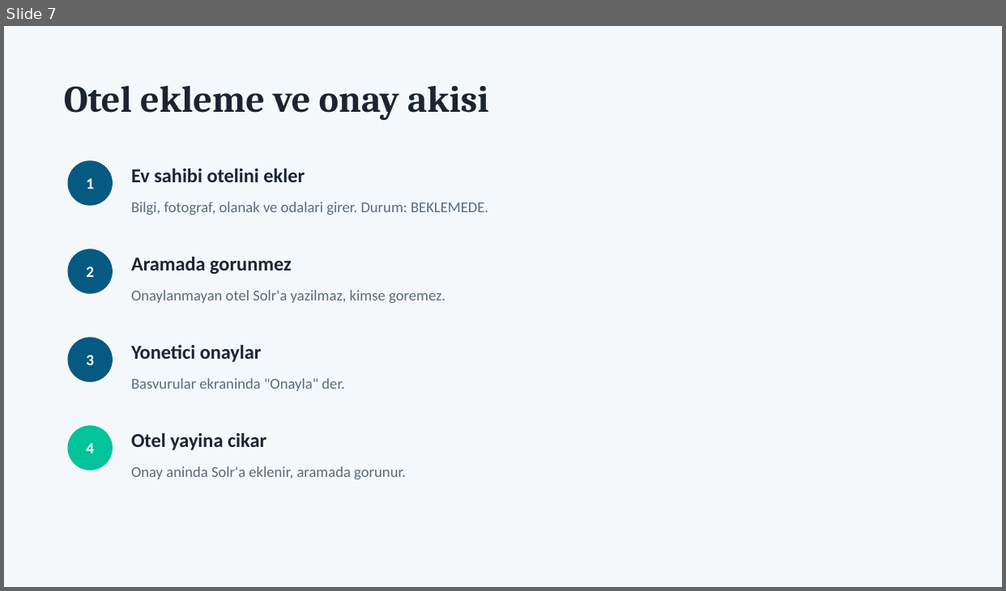
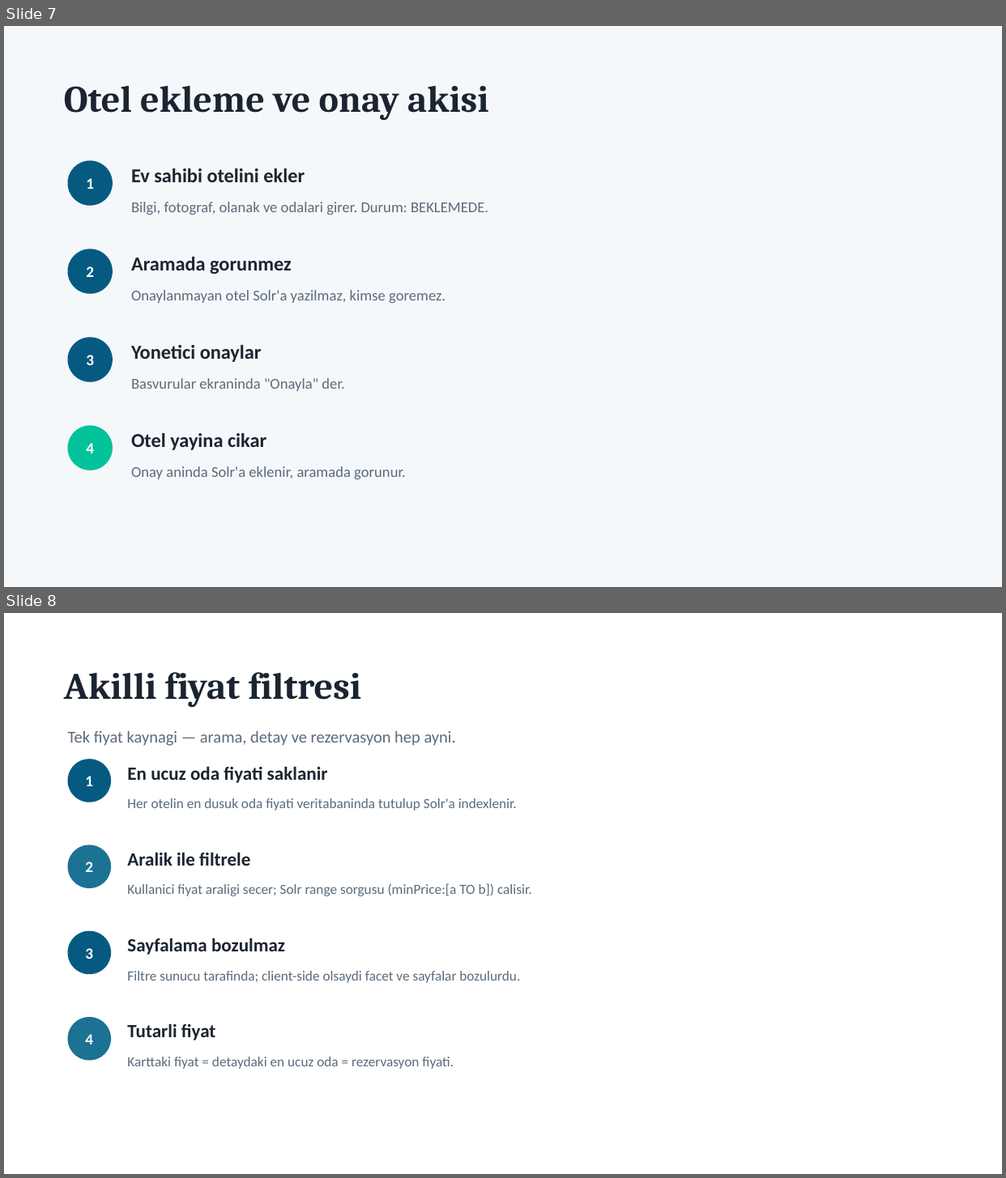
Before and after one commit to mertkaya01/Hotel-Commerce-Service, a slide deck: SUNUM_Otel_Rezervasyon.pptx. Shown one above the other, each under a label of ours: slide 7 before the commit, slides 7 and 8 after it. The pictures are 1006x591 and 1006x1178 pixels, drawn with LibreOffice and Linux fonts; fonts in the diff are those of the drawing. Boxes give left, top, right and bottom in pixels: in the first picture for what was removed or moved away, otherwise in the second. Text is boxed around its words. In the diff, an @@ line names an element or a change of style, - is before the commit and + after.

```diff
--- a/SUNUM_Otel_Rezervasyon.pptx
+++ b/SUNUM_Otel_Rezervasyon.pptx
@@ slide 8 added at (x1=4, y1=613, x2=1002, y2=1174), background #FFFFFF @@
@@ text added at (x1=64, y1=672, x2=362, y2=707), 36 pt, text #1B2430, bold @@
+Akilli fiyat filtresi
@@ text added at (x1=68, y1=730, x2=456, y2=746), 16 pt, text #5B6B7B @@
+Tek fiyat kaynagi — arama, detay ve rezervasyon hep ayni.
@@ ellipse added at (x1=68, y1=759, x2=111, y2=803), fill #065A82 @@
@@ text added at (x1=85, y1=776, x2=93, y2=786), 15 pt, text #FFFFFF, bold @@
+1
@@ text added at (x1=127, y1=766, x2=328, y2=783), 18 pt, text #1B2430, bold @@
+En ucuz oda fiyati saklanir
@@ text added at (x1=127, y1=798, x2=517, y2=811), 13.5 pt, text #5B6B7B @@
+Her otelin en dusuk oda fiyati veritabaninda tutulup Solr'a indexlenir.
@@ ellipse added at (x1=68, y1=845, x2=111, y2=888), fill #1C7293 @@
@@ text added at (x1=127, y1=852, x2=250, y2=866), 18 pt, text #1B2430, bold @@
+Aralik ile filtrele
@@ text added at (x1=85, y1=862, x2=93, y2=872), 15 pt, text #FFFFFF, bold @@
+2
@@ text added at (x1=127, y1=884, x2=532, y2=897), 13.5 pt, text #5B6B7B @@
+Kullanici fiyat araligi secer; Solr range sorgusu (minPrice:[a TO b]) calisir.
@@ ellipse added at (x1=68, y1=931, x2=111, y2=974), fill #065A82 @@
@@ text added at (x1=85, y1=948, x2=93, y2=959), 15 pt, text #FFFFFF, bold @@
+3
@@ text added at (x1=127, y1=938, x2=285, y2=955), 18 pt, text #1B2430, bold @@
+Sayfalama bozulmaz
@@ text added at (x1=127, y1=971, x2=520, y2=983), 13.5 pt, text #5B6B7B @@
+Filtre sunucu tarafinda; client-side olsaydi facet ve sayfalar bozulurdu.
@@ ellipse added at (x1=68, y1=1017, x2=111, y2=1061), fill #1C7293 @@
@@ text added at (x1=127, y1=1024, x2=216, y2=1041), 18 pt, text #1B2430, bold @@
+Tutarli fiyat
@@ text added at (x1=85, y1=1034, x2=93, y2=1045), 15 pt, text #FFFFFF, bold @@
+4
@@ text added at (x1=127, y1=1057, x2=454, y2=1069), 13.5 pt, text #5B6B7B @@
+Karttaki fiyat = detaydaki en ucuz oda = rezervasyon fiyati.
```
Also in this commit, not shown: 2 slides changed, 1 other slide added, 1 other file.
